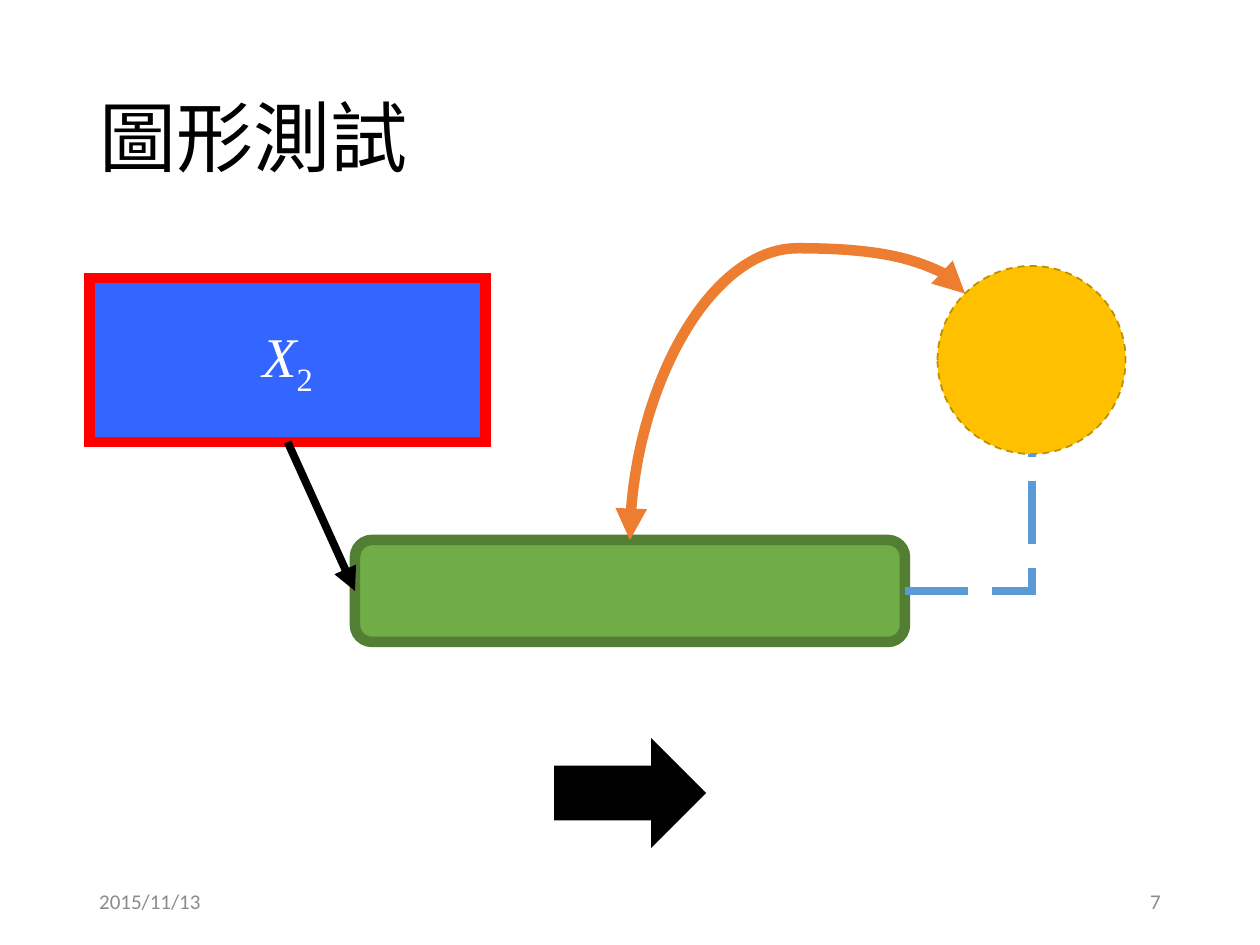
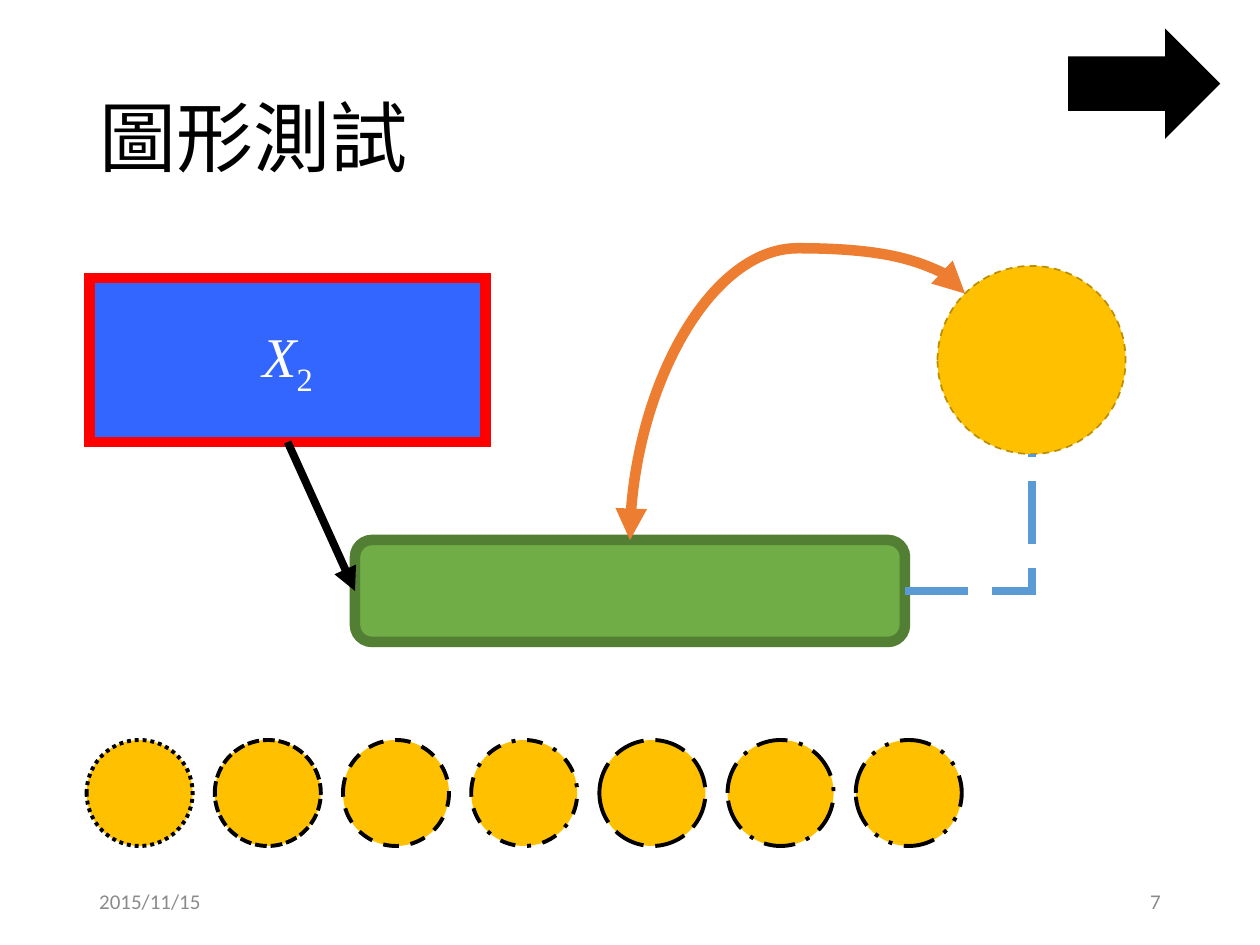
Before and after one commit to g21589/PPTX2HTML, a slide deck: slide 7 of files/test.pptx. Drawn at 1260x945 pixels with LibreOffice and Linux fonts; fonts in the diff are those of the drawing. Boxes give left, top, right and bottom in pixels: in the first picture for what was removed or moved away, otherwise in the second. Text is boxed around its words. In the diff, an @@ line names an element or a change of style, - is before the commit and + after.

```diff
--- a/files/test.pptx
+++ b/files/test.pptx
@@ right arrow: place and size @@
-right arrow at box(554, 740, 704, 845)
+right arrow at box(1068, 30, 1218, 136)
@@ ellipse added at box(87, 740, 193, 845), fill #FFC000, outline #000000 2.25 pt dashed @@
@@ ellipse added at box(214, 740, 320, 845), fill #FFC000, outline #000000 2.25 pt dashed @@
@@ ellipse added at box(343, 740, 449, 845), fill #FFC000, outline #000000 2.25 pt dashed @@
@@ ellipse added at box(471, 740, 577, 845), fill #FFC000, outline #000000 2.25 pt dashed @@
@@ ellipse added at box(600, 740, 706, 845), fill #FFC000, outline #000000 2.25 pt dashed @@
@@ ellipse added at box(727, 740, 833, 845), fill #FFC000, outline #000000 2.25 pt dashed @@
@@ ellipse added at box(856, 740, 961, 845), fill #FFC000, outline #000000 2.25 pt dashed @@
@@ text at box(99, 894, 200, 910): text changed @@
-2015/11/13
+2015/11/15
```
Also in this commit, not shown: 8 other slides changed, 1 other file.
